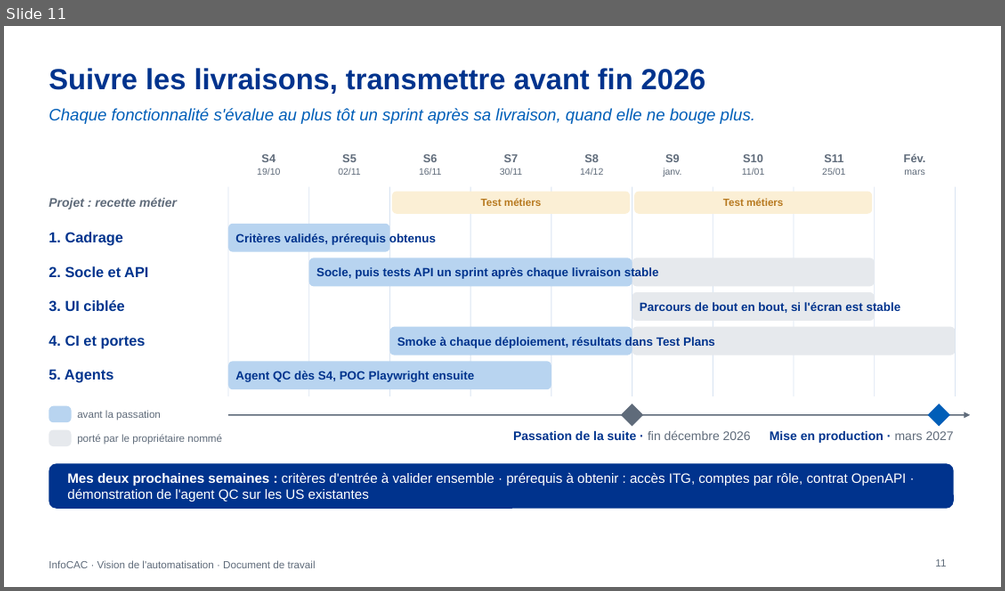
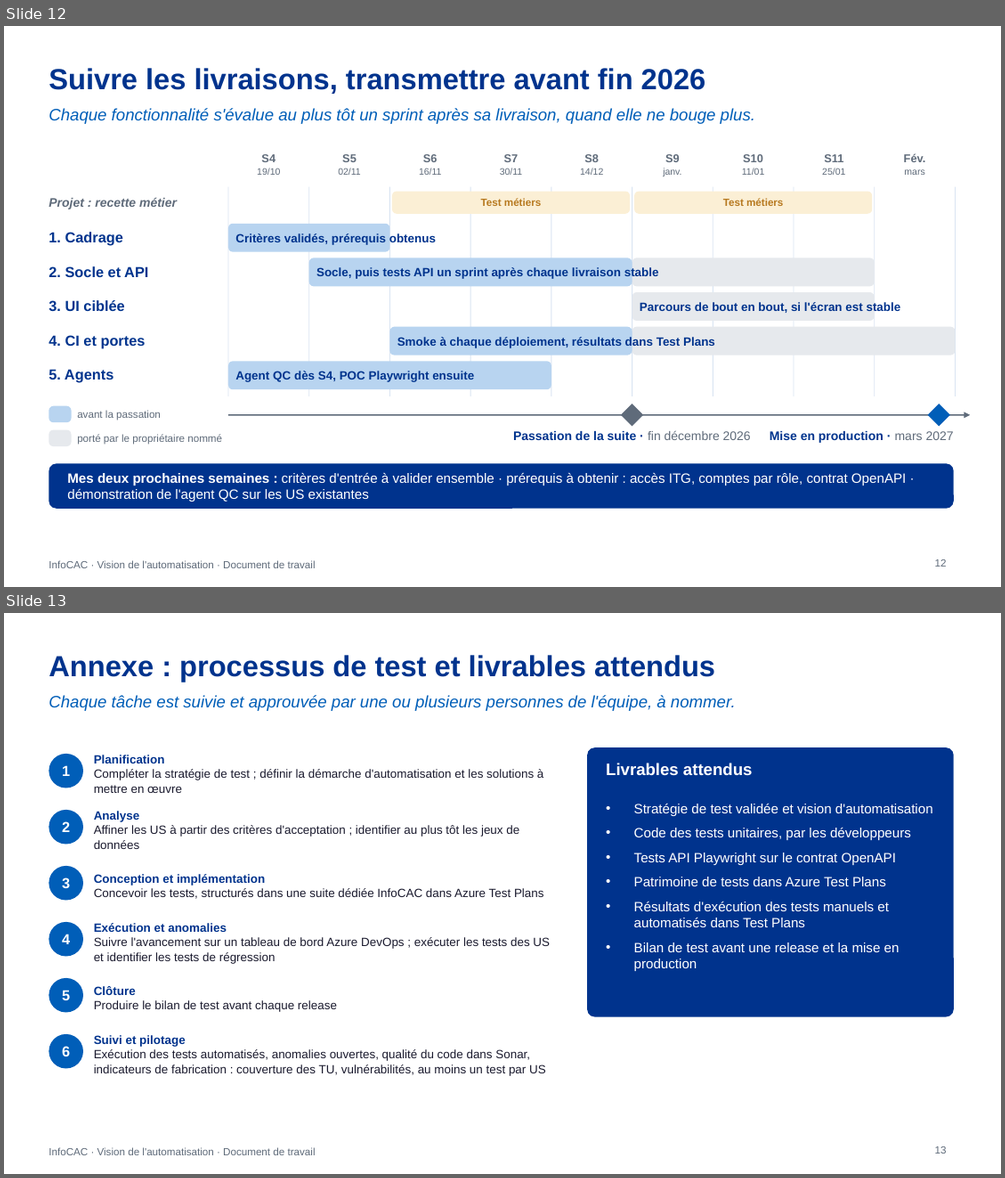
Before and after one commit to DauraRady/Travaux-QA, a slide deck: doc/InfoCAC-vision-automatisation-IA.pptx. Shown one above the other, each under a label of ours: slide 11 before the commit, slides 12 and 13 after it. The pictures are 1005x591 and 1005x1178 pixels, drawn with LibreOffice and Linux fonts; fonts in the diff are those of the drawing. Boxes give left, top, right and bottom in pixels: in the first picture for what was removed or moved away, otherwise in the second. Text is boxed around its words. In the diff, an @@ line names an element or a change of style, - is before the commit and + after.

```diff
--- a/doc/InfoCAC-vision-automatisation-IA.pptx
+++ b/doc/InfoCAC-vision-automatisation-IA.pptx
@@ slide 13 added at box(4, 613, 1001, 1174), background #FFFFFF; not listed: 1 template element that a slide beside it also shows @@
@@ title added at box(48, 655, 715, 682), 28 pt, text #00338D, bold @@
+Annexe : processus de test et livrables attendus
@@ text added at box(48, 695, 736, 711), 16 pt, text #005EB8, italic @@
+Chaque tâche est suivie et approuvée par une ou plusieurs personnes de l'équipe, à nommer.
@@ ellipse added at box(48, 754, 83, 788), fill #005EB8 @@
@@ text added at box(62, 765, 70, 776), 14 pt, text #FFFFFF, bold @@
+1
@@ text added at box(94, 755, 543, 793), 11.5 pt, text #1A1A2E @@
+Planification
+Compléter la stratégie de test ; définir la démarche d'automatisation et les solutions à mettre en œuvre
@@ rounded rectangle added at box(587, 747, 954, 1017), fill #00338D @@
@@ text added at box(606, 763, 752, 776), 16 pt, text #FFFFFF, bold @@
+Livrables attendus
@@ ellipse added at box(48, 810, 83, 844), fill #005EB8 @@
@@ text added at box(62, 821, 70, 832), 14 pt, text #FFFFFF, bold @@
+2
@@ text added at box(94, 811, 519, 849), 11.5 pt, text #1A1A2E @@
+Analyse
+Affiner les US à partir des critères d'acceptation ; identifier au plus tôt les jeux de données
@@ text added at box(634, 803, 933, 971), 13 pt, text #FFFFFF @@
+• Stratégie de test validée et vision d'automatisation
+• Code des tests unitaires, par les développeurs
+• Tests API Playwright sur le contrat OpenAPI
+• Patrimoine de tests dans Azure Test Plans
+• Résultats d'exécution des tests manuels et automatisés dans Test Plans
+• Bilan de test avant une release et la mise en production
@@ ellipse added at box(48, 866, 83, 900), fill #005EB8 @@
@@ text added at box(62, 877, 70, 888), 14 pt, text #FFFFFF, bold @@
+3
@@ text added at box(94, 874, 544, 899), 11.5 pt, text #1A1A2E @@
+Conception et implémentation
+Concevoir les tests, structurés dans une suite dédiée InfoCAC dans Azure Test Plans
@@ ellipse added at box(48, 922, 83, 957), fill #005EB8 @@
@@ text added at box(94, 923, 550, 964), 11.5 pt, text #1A1A2E @@
+Exécution et anomalies
+Suivre l'avancement sur un tableau de bord Azure DevOps ; exécuter les tests des US et identifier les tests de régression
@@ text added at box(62, 933, 70, 944), 14 pt, text #FFFFFF, bold @@
+4
@@ ellipse added at box(48, 978, 83, 1013), fill #005EB8 @@
@@ text added at box(94, 986, 337, 1012), 11.5 pt, text #1A1A2E @@
+Clôture
+Produire le bilan de test avant chaque release
@@ text added at box(62, 989, 70, 1000), 14 pt, text #FFFFFF, bold @@
+5
@@ ellipse added at box(48, 1034, 83, 1069), fill #005EB8 @@
@@ text added at box(94, 1035, 546, 1076), 11.5 pt, text #1A1A2E @@
+Suivi et pilotage
+Exécution des tests automatisés, anomalies ouvertes, qualité du code dans Sonar, indicateurs de fabrication : couverture des TU, vulnérabilités, au moins un test par US
@@ text added at box(62, 1046, 70, 1056), 14 pt, text #FFFFFF, bold @@
+6
@@ page number added at box(935, 1146, 947, 1153), 10 pt, text #5F6B7A @@
+13
@@ what was slide 11 is now slide 12 @@
@@ page number at box(935, 559, 947, 566): text changed @@
-11
+12
```
Also in this commit, not shown: 2 slides changed, 3 other slides added, 11 other files.
